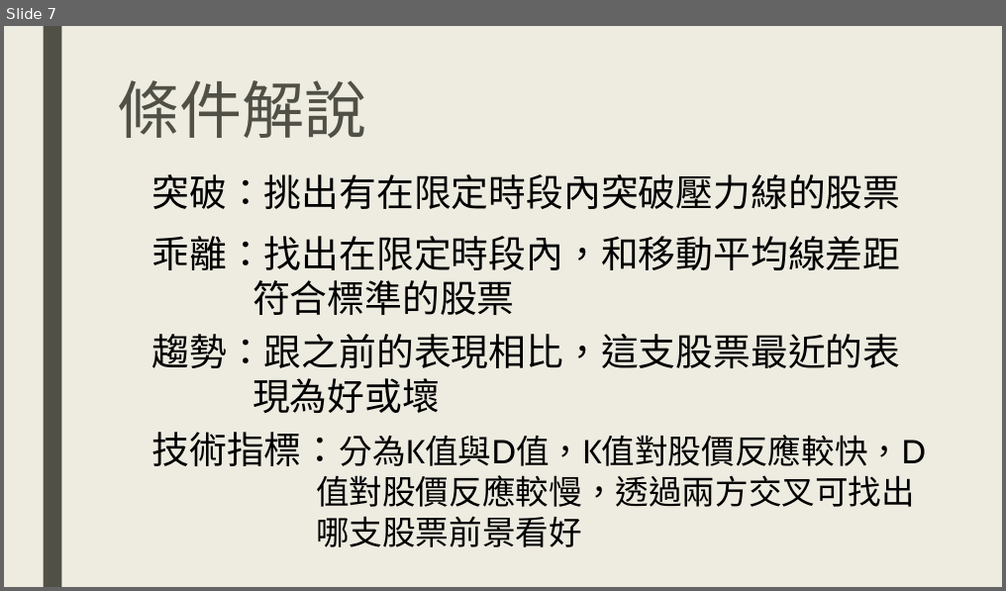
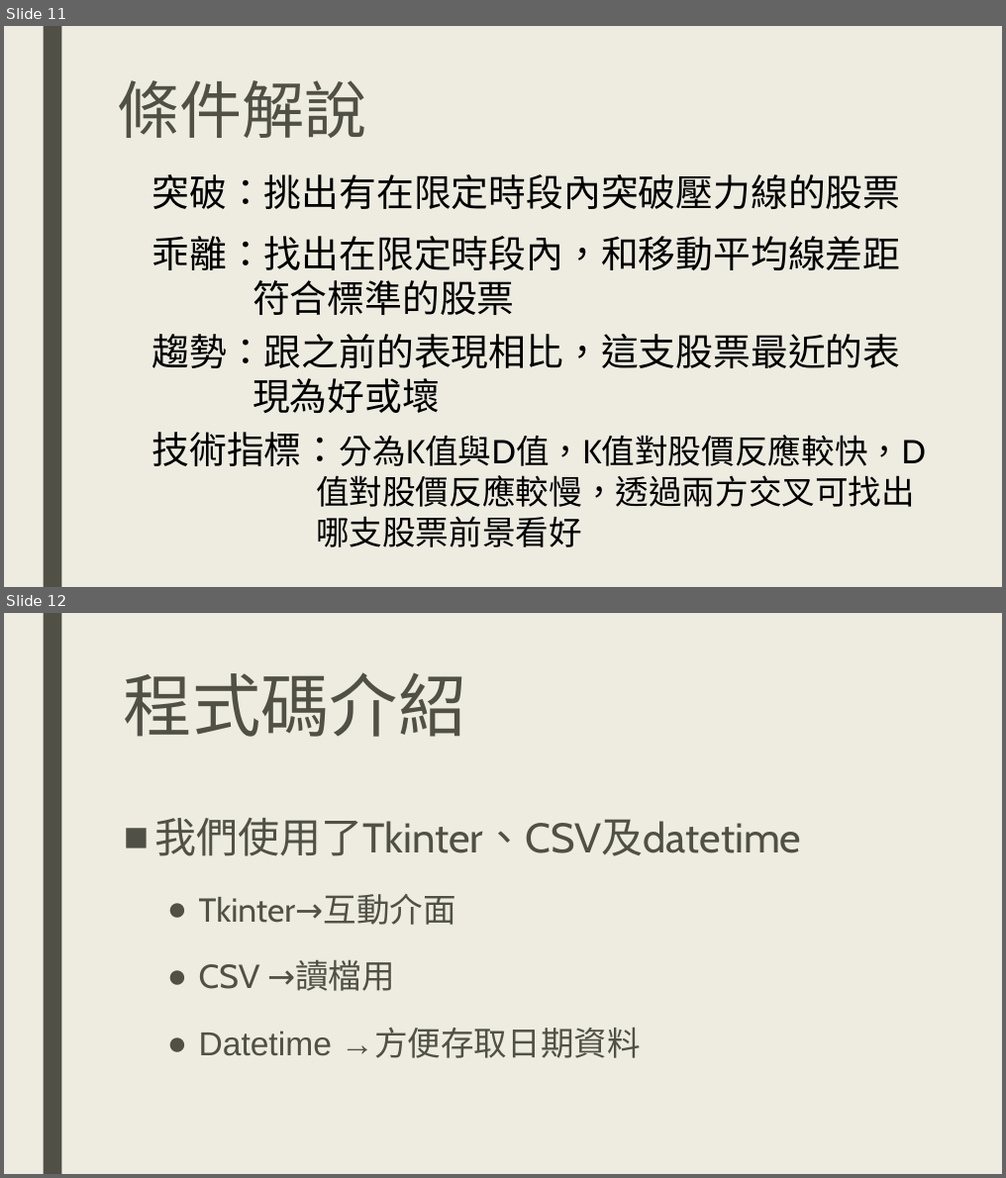
Before and after one commit to DanTsai0903/Stock-King-Project, a slide deck: 商管程式報告.pptx. Shown one above the other, each under a label of ours: slide 7 before the commit, slides 11 and 12 after it. The pictures are 1006x591 and 1006x1178 pixels, drawn with LibreOffice and Linux fonts; fonts in the diff are those of the drawing. Boxes give left, top, right and bottom in pixels: in the first picture for what was removed or moved away, otherwise in the second. Text is boxed around its words. In the diff, an @@ line names an element or a change of style, - is before the commit and + after.

```diff
--- a/商管程式報告.pptx
+++ b/商管程式報告.pptx
@@ slide 12 added at [4,613,1002,1174], background #EEECE1; not listed: 1 template element that a slide beside it also shows @@
@@ title added at [124,672,466,737], 66 pt, text #505046 @@
+程式碼介紹
@@ text added at [155,818,802,1059], 32 pt, text #505046 @@
+■ 我們使用了Tkinter、CSV及datetime
+  ● Tkinter→互動介面
+  ● CSV →讀檔用
+  ● Datetime →方便存取日期資料
@@ what was slide 7 is now slide 11 @@
```
Also in this commit, not shown: 2 slides changed, 4 other slides added.
